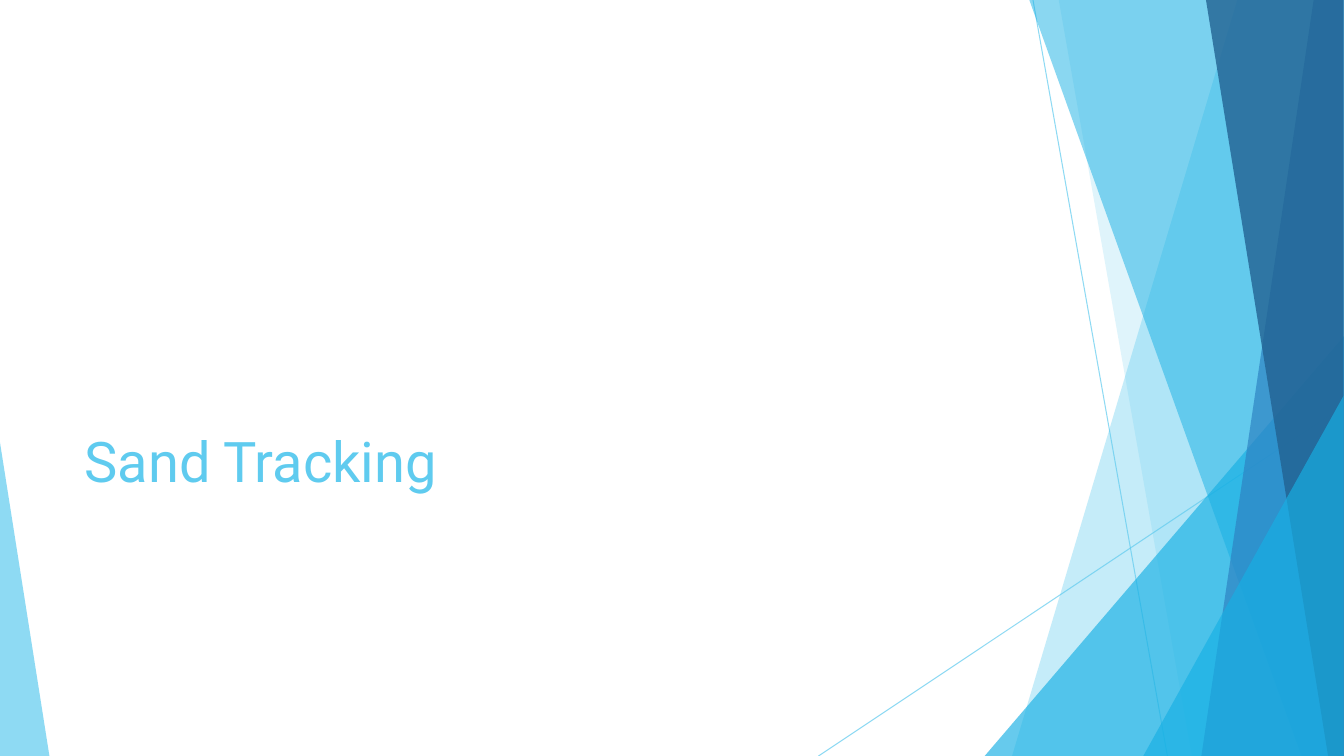
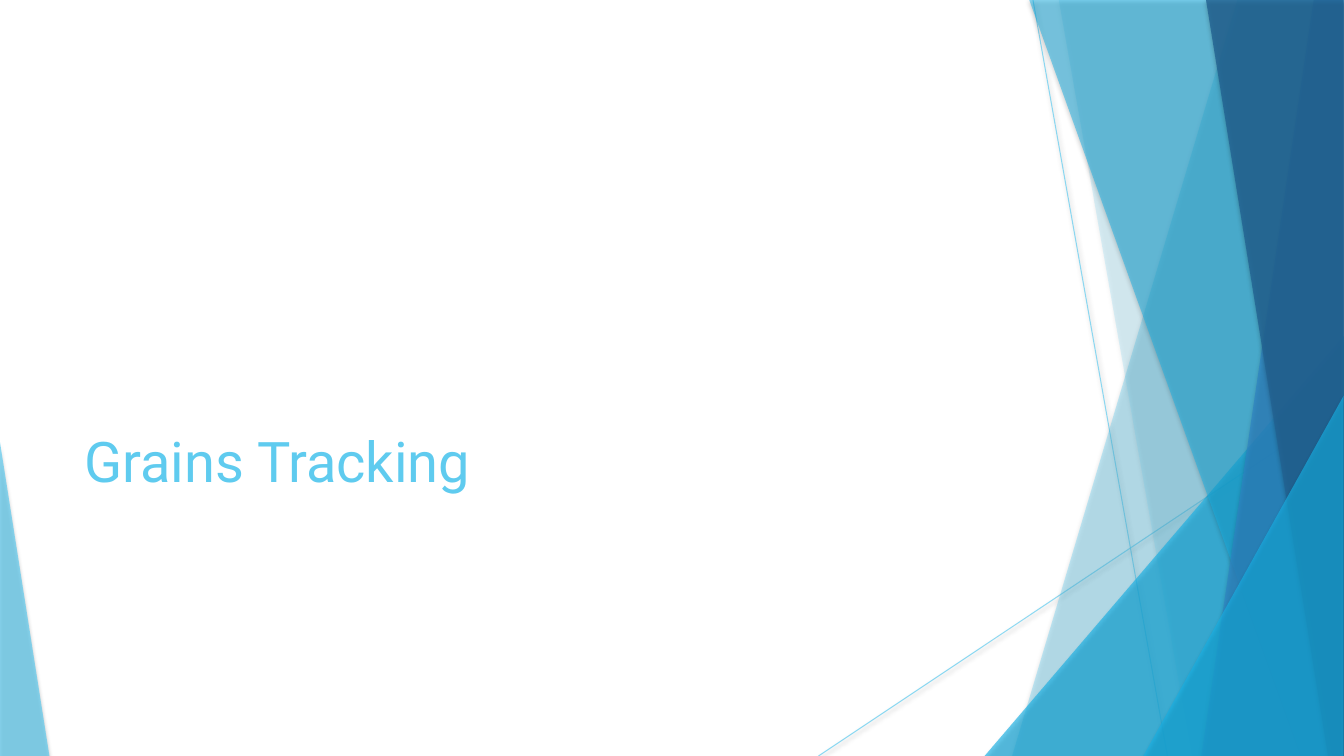
Before and after one commit to technolapin/sable, a slide deck: slide 3 of anglais/Présentation.pptx. Drawn at 1344x756 pixels with LibreOffice and Linux fonts; fonts in the diff are those of the drawing. Boxes give left, top, right and bottom in pixels: in the first picture for what was removed or moved away, otherwise in the second. Text is boxed around its words. In the diff, an @@ line names an element or a change of style, - is before the commit and + after.

```diff
--- a/anglais/Présentation.pptx
+++ b/anglais/Présentation.pptx
@@ line (1033, 0) - (1168, 756): stroke #5FCBEF 0.75 pt to #5FCBEF 0.74 pt @@
@@ freeform shape at bbox=[1059, 0, 1344, 756]: shadow on; outline redrawn @@
@@ line (1344, 406) - (819, 756): stroke #5FCBEF 0.75 pt to #5FCBEF 0.74 pt @@
@@ shadow on in 7 elements at bbox=[1012, 0, 1344, 756], bbox=[985, 336, 1344, 756], bbox=[1029, 0, 1344, 756], bbox=[1202, 0, 1344, 756], bbox=[1206, 0, 1344, 756], bbox=[1143, 396, 1344, 756], bbox=[0, 443, 49, 756] @@
@@ text at bbox=[85, 440, 470, 494]: text changed @@
-Sand Tracking
+Grains Tracking
```
Also in this commit, not shown: 7 other slides changed, 3 slides added, 24 other files.
